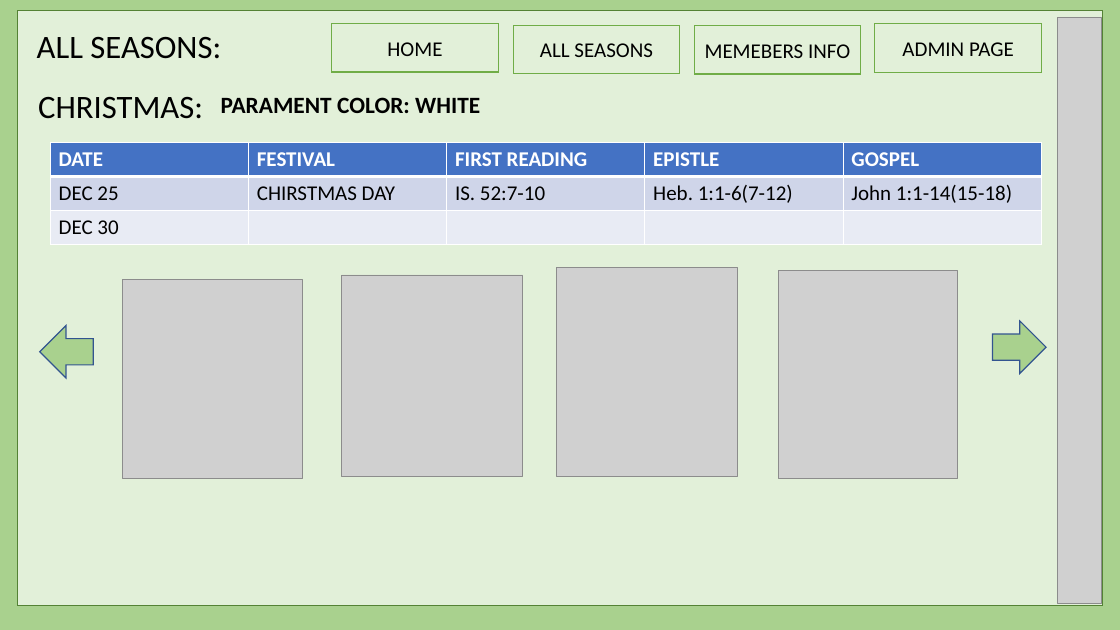
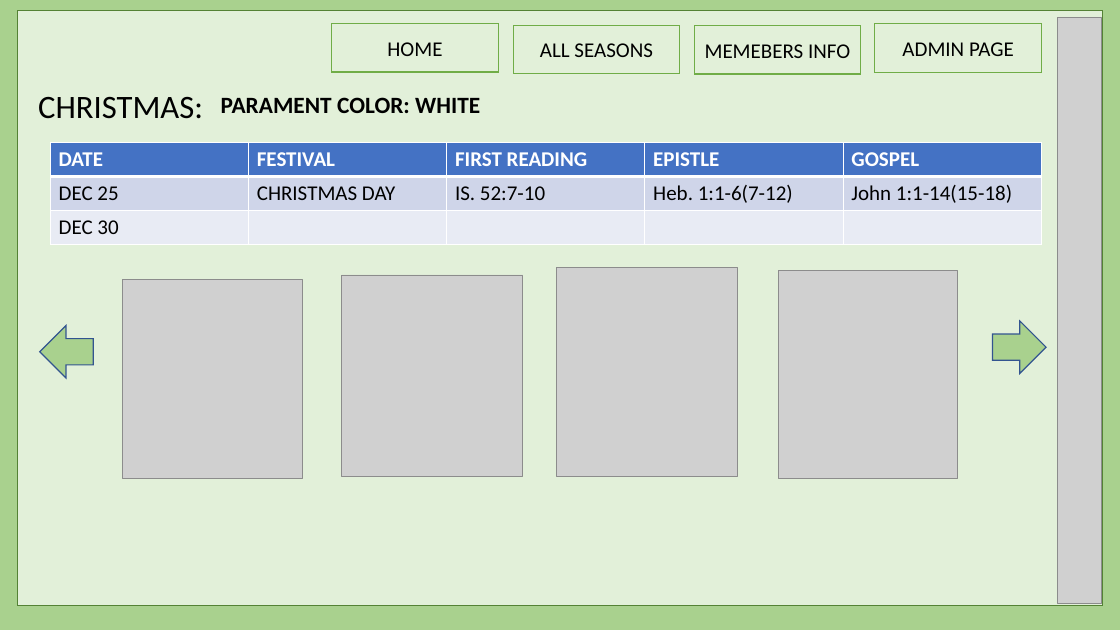
Before and after one commit to harishvavilala/Betterhappo, a slide deck: slide 10 of Powerpoints/BannerManagment.pptx. Drawn at 1120x630 pixels with LibreOffice and Linux fonts; fonts in the diff are those of the drawing; grey boxes stand for pictures. Boxes give left, top, right and bottom in pixels: in the first picture for what was removed or moved away, otherwise in the second. Text is boxed around its words. In the diff, an @@ line names an element or a change of style, - is before the commit and + after.

```diff
--- a/Powerpoints/BannerManagment.pptx
+++ b/Powerpoints/BannerManagment.pptx
@@ text removed at <box>37,36,221,59</box> @@
-ALL SEASONS:
@@ table at <box>50,142,1042,245</box> @@
-row 2, column 2: CHIRSTMAS DAY
+row 2, column 2: CHRISTMAS DAY
```
Also in this commit, not shown: 6 other slides changed, 1 slide added.
